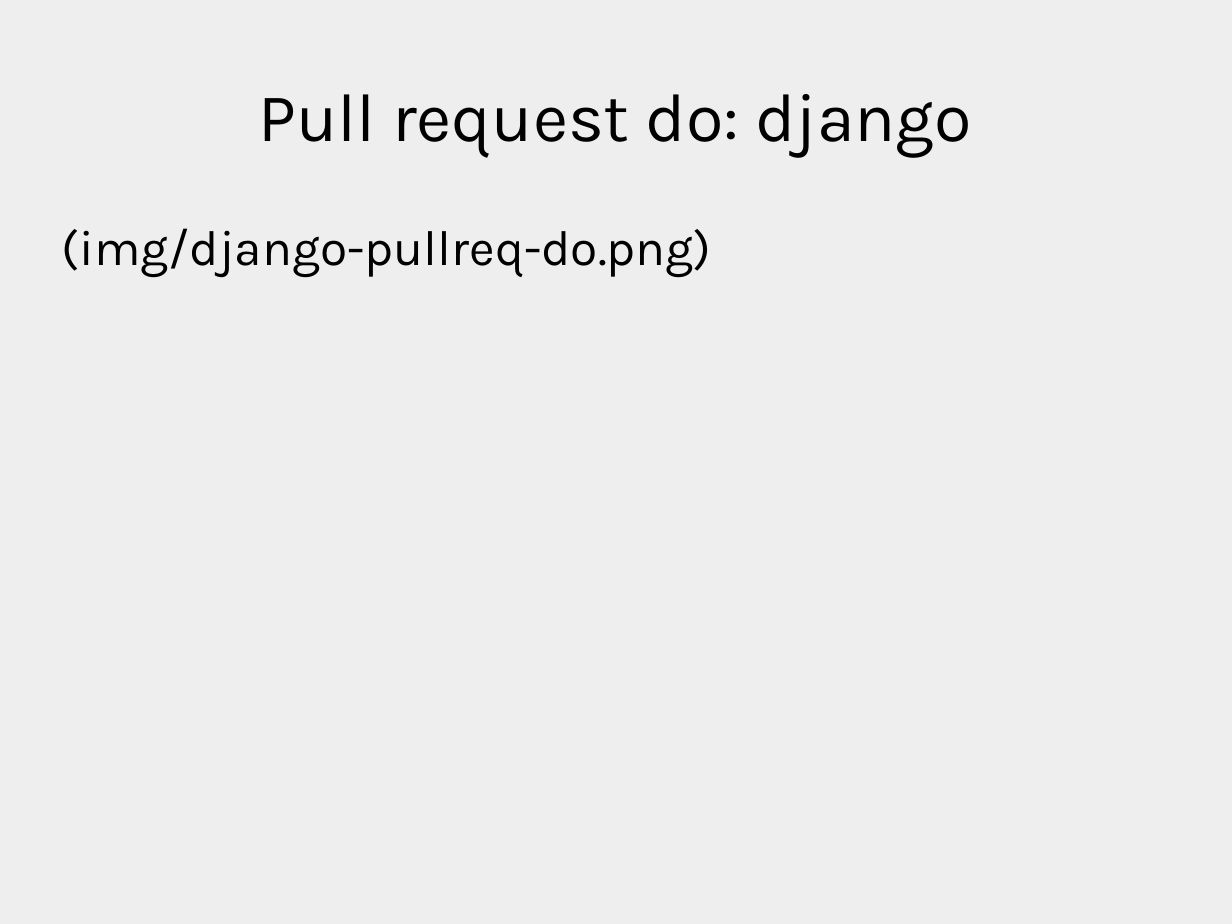
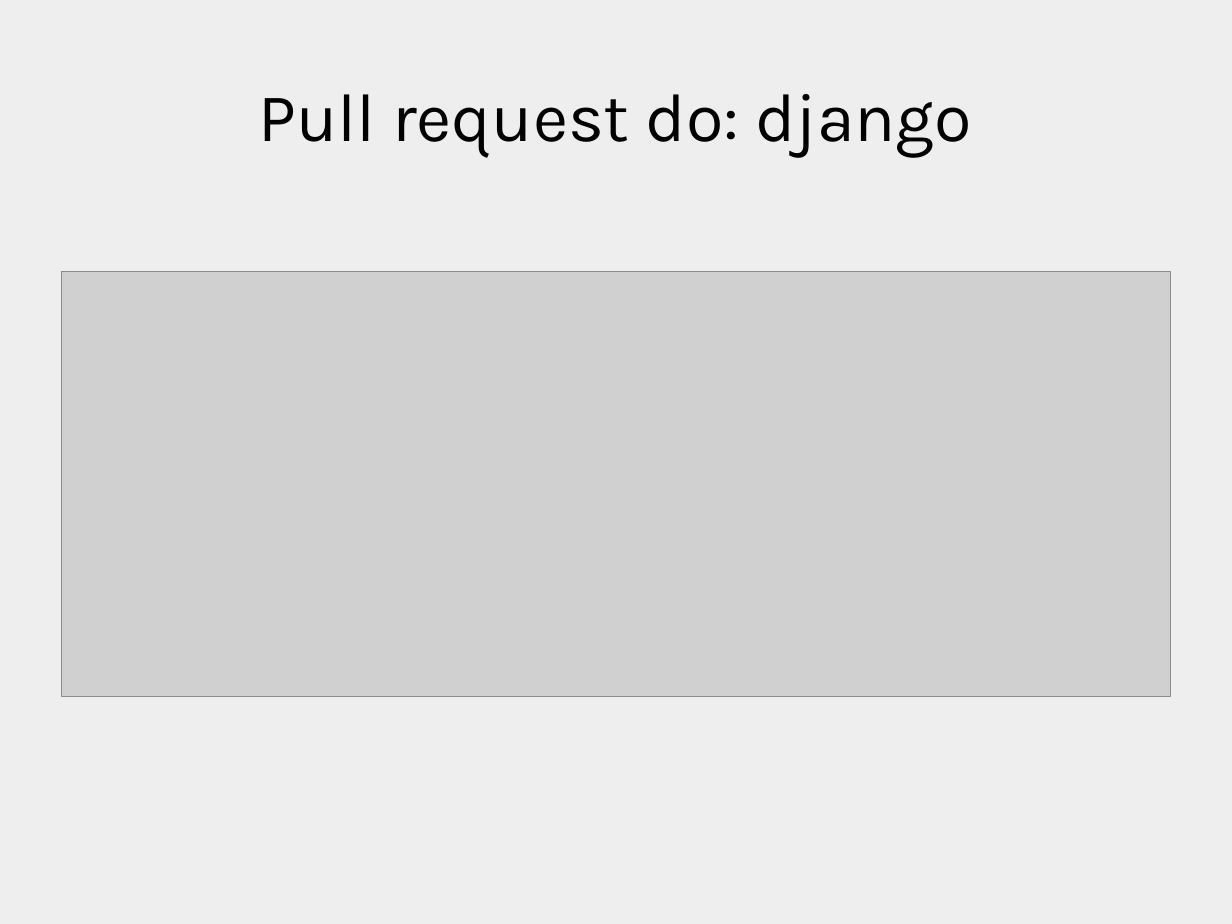
Before and after one commit to xrmx/tcs-sviluppocollaborativo, a slide deck: slide 30 of sviluppo.odp. Drawn at 1232x924 pixels with LibreOffice and Linux fonts; fonts in the diff are those of the drawing; grey boxes stand for pictures. Boxes give left, top, right and bottom in pixels: in the first picture for what was removed or moved away, otherwise in the second. Text is boxed around its words. In the diff, an @@ line names an element or a change of style, - is before the commit and + after.

```diff
--- a/sviluppo.odp
+++ b/sviluppo.odp
@@ text removed at box(62, 228, 712, 278) @@
-(img/django-pullreq-do.png)
@@ picture added at box(61, 272, 1171, 698) @@
```
Also in this commit, not shown: 10 other slides changed, 1 slide added, 1 slide removed, 1 other file.
